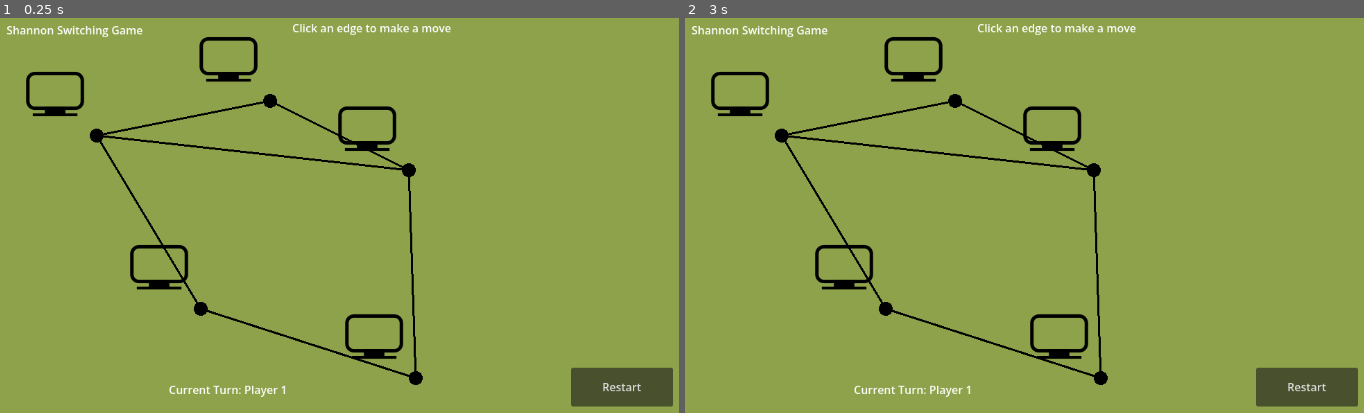
Above: before the commit, frames 1-2 (left to right).
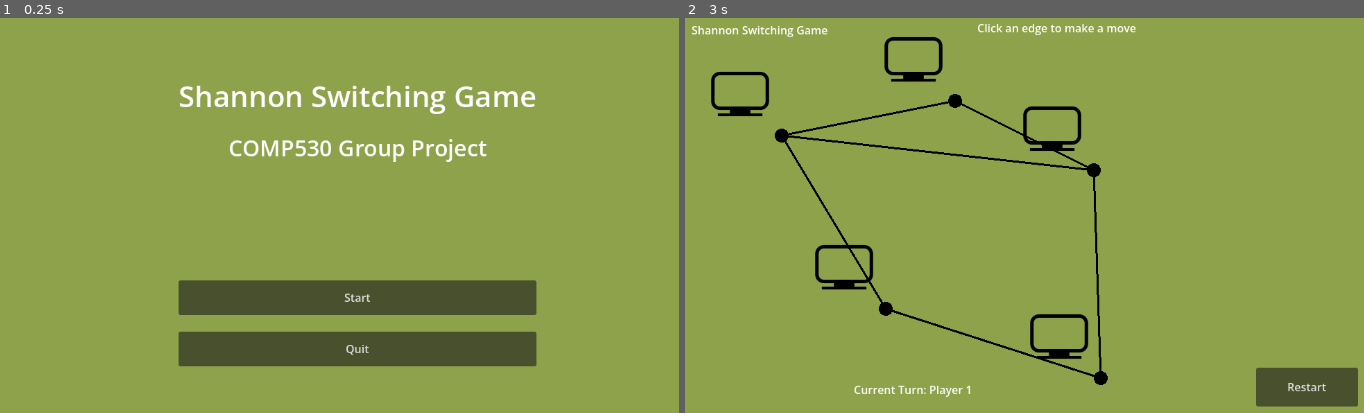
Above: after the commit, the same moments.

Repository: harv-sudo/Shannon-Switching-Game
Game: Godot game, scene res://scenes/main_menu.tscn
Two runs of this game, one before a commit and one after it. Both use one fixed random seed, a clock stepped at 60 frames per second and the inputs below. Before the commit the project starts from res://testingScene.tscn.
Inputs (mouse positions are in pixels of both pictures, inside the frame that each line leads up to):
- Up to frame 1 (0.25 s): no input
- Up to frame 2 (3 s): click (1309, 385) at 0.5 s, where only the run before the commit has a clickable "Restart"; click (1309, 385) at 1.25 s, where only the run before the commit has a clickable "Restart"; click (1309, 385) at 2 s, where only the run before the commit has a clickable "Restart"; click (1044, 298) at 2.75 s, where only the run after the commit has a clickable "Start"

The runs differ from the first frame. In frame 1, 16% of the frame differs, in the area x 1-100%, y 1-99%; in frame 2, nothing differs.

Commit message:
Add main menu scene with start and quit buttons

Diff:
--- a/project.godot
+++ b/project.godot
@@ -11,7 +11,7 @@
 [application]
 
 config/name="Shannon Switching Game"
-run/main_scene="res://testingScene.tscn"
+run/main_scene="uid://rkun70jouwsb"
 config/features=PackedStringArray("4.6", "GL Compatibility")
 config/icon="res://icon.svg"
 
--- /dev/null
+++ b/scenes/main_menu.tscn
@@ -0,0 +1,53 @@
+[gd_scene format=3 uid="uid://rkun70jouwsb"]
+
+[ext_resource type="Script" uid="uid://cise5uh5hmws1" path="res://scripts/ui/main_menu.gd" id="1_l6cm7"]
+
+[node name="MainMenu" type="Control" unique_id=677604285]
+layout_mode = 3
+anchors_preset = 15
+anchor_right = 1.0
+anchor_bottom = 1.0
+grow_horizontal = 2
+grow_vertical = 2
+script = ExtResource("1_l6cm7")
+
+[node name="CenterContainer" type="CenterContainer" parent="." unique_id=120979065]
+layout_mode = 1
+anchors_preset = 15
+anchor_right = 1.0
+anchor_bottom = 1.0
+grow_horizontal = 2
+grow_vertical = 2
+
+[node name="VBoxContainer" type="VBoxContainer" parent="CenterContainer" unique_id=921303116]
+layout_mode = 2
+theme_override_constants/separation = 169
+
+[node name="VBoxLabelContainer" type="VBoxContainer" parent="CenterContainer/VBoxContainer" unique_id=1970271234]
+layout_mode = 2
+theme_override_constants/separation = 23
+
+[node name="TitleLabel" type="Label" parent="CenterContainer/VBoxContainer/VBoxLabelContainer" unique_id=863461831]
+layout_mode = 2
+theme_override_font_sizes/font_size = 42
+text = "Shannon Switching Game"
+
+[node name="SubtitleLabel" type="Label" parent="CenterContainer/VBoxContainer/VBoxLabelContainer" unique_id=1611426792]
+layout_mode = 2
+theme_override_font_sizes/font_size = 32
+text = "COMP530 Group Project"
+horizontal_alignment = 1
+
+[node name="VBoxButtonContainer" type="VBoxContainer" parent="CenterContainer/VBoxContainer" unique_id=1882733601]
+layout_mode = 2
+theme_override_constants/separation = 24
+
+[node name="StartButton" type="Button" parent="CenterContainer/VBoxContainer/VBoxButtonContainer" unique_id=1429353088]
+custom_minimum_size = Vector2(220, 50)
+layout_mode = 2
+text = "Start"
+
+[node name="QuitButton" type="Button" parent="CenterContainer/VBoxContainer/VBoxButtonContainer" unique_id=69254621]
+custom_minimum_size = Vector2(220, 50)
+layout_mode = 2
+text = "Quit"
--- /dev/null
+++ b/scripts/ui/main_menu.gd
@@ -0,0 +1,14 @@
+extends Control
+
+@onready var start_button: Button = $CenterContainer/VBoxContainer/VBoxButtonContainer/StartButton
+@onready var quit_button: Button = $CenterContainer/VBoxContainer/VBoxButtonContainer/QuitButton
+
+func _ready() -> void:
+	start_button.pressed.connect(_on_start_pressed)
+	quit_button.pressed.connect(_on_quit_pressed)
+
+func _on_start_pressed() -> void:
+	get_tree().change_scene_to_file("res://testingScene.tscn")
+
+func _on_quit_pressed() -> void:
+	get_tree().quit()
Not shown, added: scripts/ui/main_menu.gd.uid
